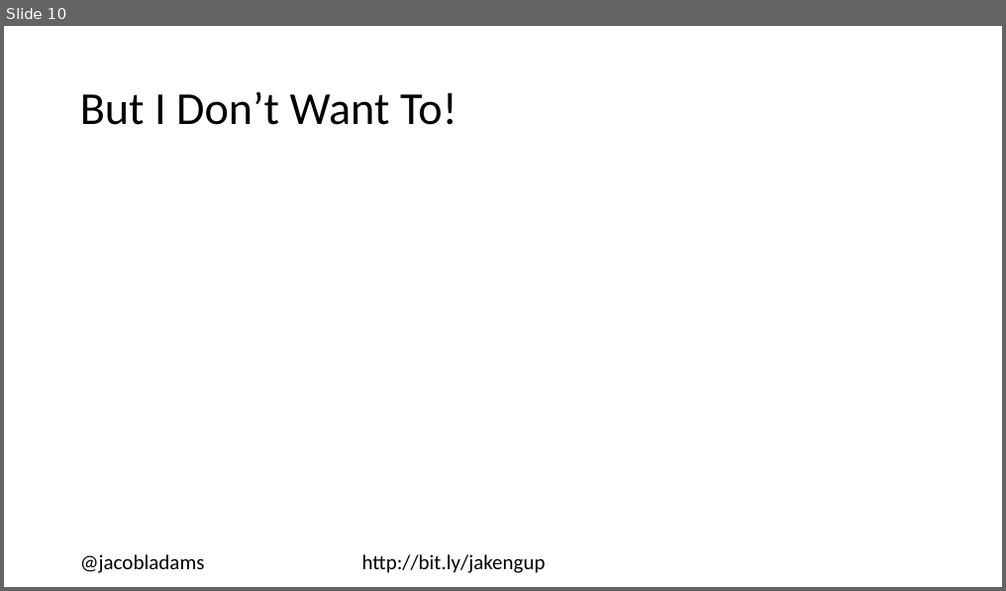
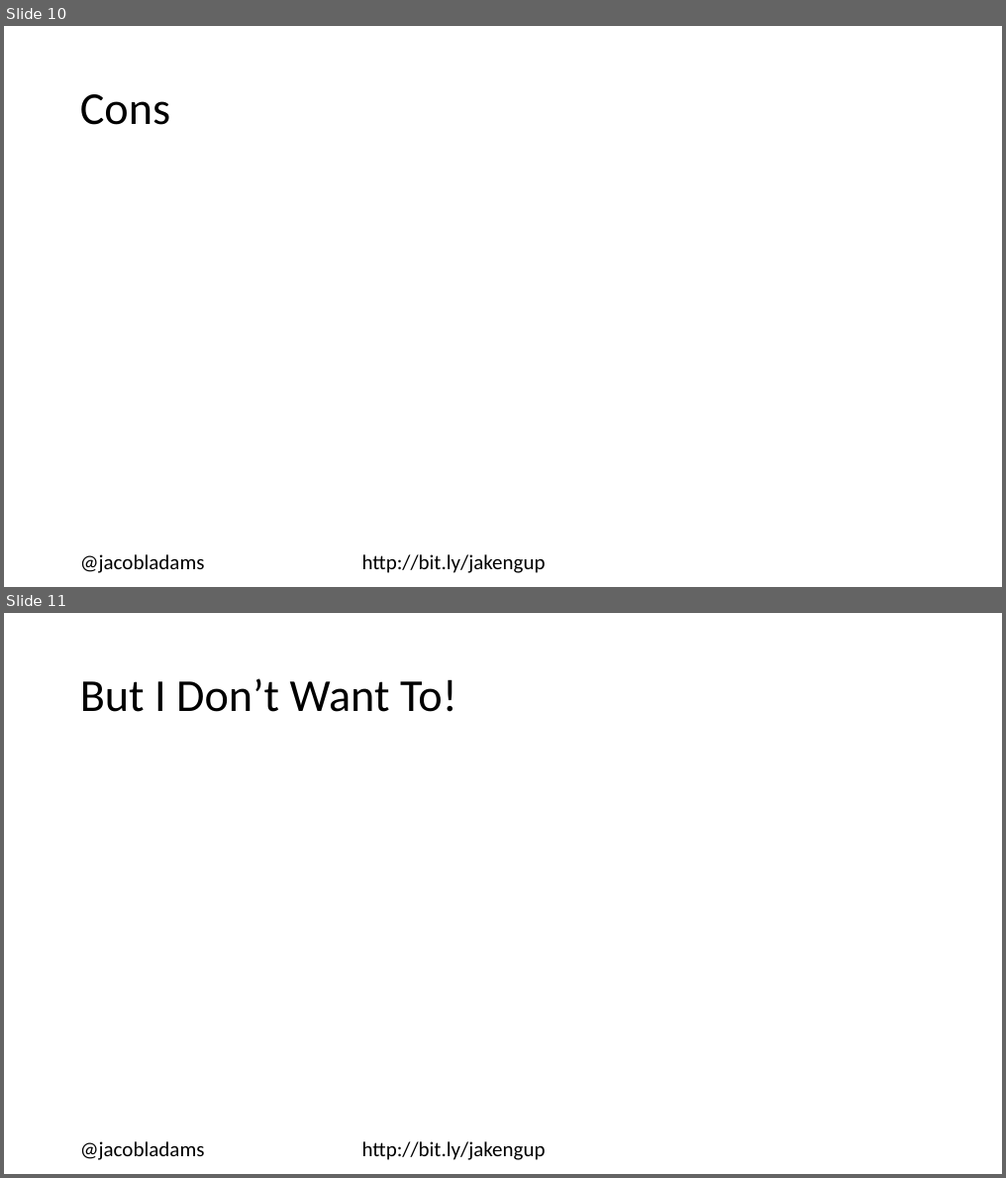
Before and after one commit to jacobladams/upgrading-from-angularjs-1-to-angular-2-plus-presentation, a slide deck: Upgrading from AngularJS 1 to Angular 2+.pptx. Shown one above the other, each under a label of ours: slide 10 before the commit, slides 10 and 11 after it. The pictures are 1006x591 and 1006x1178 pixels, drawn with LibreOffice and Linux fonts; fonts in the diff are those of the drawing. Boxes give left, top, right and bottom in pixels: in the first picture for what was removed or moved away, otherwise in the second. Text is boxed around its words. In the diff, an @@ line names an element or a change of style, - is before the commit and + after.

```diff
--- a/Upgrading from AngularJS 1 to Angular 2+.pptx
+++ b/Upgrading from AngularJS 1 to Angular 2+.pptx
@@ slide 10 added at (4, 26, 1002, 587), background #FFFFFF @@
@@ title added at (80, 94, 170, 125), 44 pt, text #000000 @@
+Cons
@@ text added at (80, 555, 546, 573), 20 pt, text #000000 @@
+@jacobladams http://bit.ly/jakengup
@@ what was slide 10 is now slide 11 @@
```
Also in this commit, not shown: 3 slides changed.
